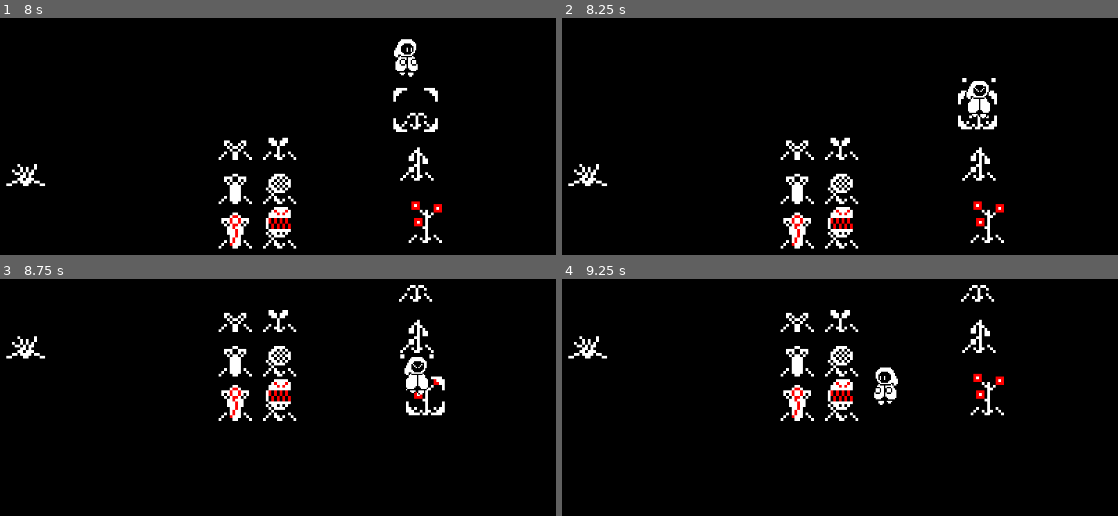
Above: before the commit, frames 1-4 (two rows, left to right).
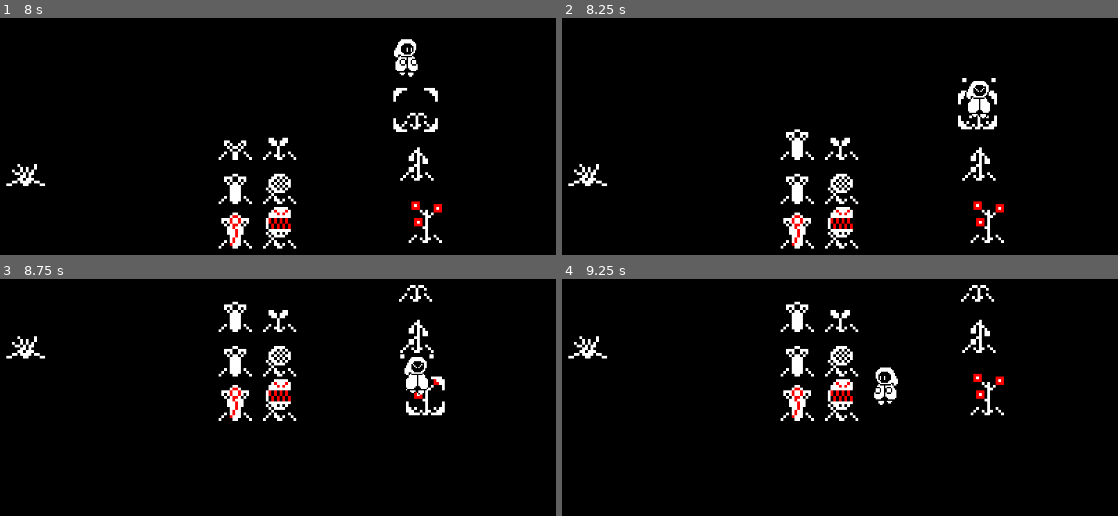
Above: after the commit, the same moments.

Repository: TheEggmo/Hexed-Harvest
Game: Godot game, scene res://level.tscn
Same seed, same stepped clock (60 frames per second), same inputs: the game is played once before the commit and once after it.
Inputs:
- Up to frame 1 (8 s): tap Enter at 0.5 s; hold D (right) 0.53-1.28 s; tap Space (interact) every 0.75 s from 0.6 to 7.35 s; hold Down (down) 1.28-2.03 s; hold D (right) 2.03-2.78 s; hold W (up) 2.78-3.53 s; hold A (left) 3.53-5.03 s; hold Down (down) 5.03-5.78 s; hold D (right) 5.78-6.53 s; hold W (up) 6.53-7.28 s; hold D (right) from 7.28 s (still down)
- Up to frame 2 (8.25 s): release D (right) at 8.03 s; hold Down (down) from 8.03 s (still down); tap Space (interact) at 8.1 s
- Up to frame 3 (8.75 s): keep holding Down (down)
- Up to frame 4 (9.25 s): release Down (down) at 8.78 s; hold A (left) from 8.78 s (still down); tap Space (interact) at 8.85 s

Frame 1 is identical in both runs. In frame 2, 0.3% of the frame differs, in the area x 40-45%, y 46-59%; in frame 3, 0.3%, in the area x 40-45%, y 9-22%; in frame 4, 0.3%.

Commit message:
Plant growing

Diff:
--- a/Plant.gd
+++ b/Plant.gd
@@ -11,22 +11,47 @@
 @onready var sprite = $AnimatedSprite2D
 
 @export var type :PlantType
-@export var growth_stage = 0
+var growth_stage = 0
+
+@export var growth_time := 10 ## Time to change into next stage
+@export var growth_time_variance := Vector2(0.8, 1.2)
+var mature = false
+
+@export var corruption_base_chance = 0.1
+@onready var corruption_chance = corruption_base_chance
+var corrupted = false
+
 
 func _ready():
 	update_sprite()
 
+	if type == PlantType.WEED:
+		mature = true
+	else:
+		start_growth_timer()
+
+func start_growth_timer():
+	$GrowthTimer.start(growth_time * randf_range(growth_time_variance.x, growth_time_variance.y))
+
 func update_sprite():
-	#var frame
-	#match type:
-		#PlantType.WEED:
-			#frame = 0
-		#PlantType.PARSNIP:
-			#frame = 1
-		#PlantType.MELON:
-			#frame = 4
-		#PlantType.TOMATO:
-			#frame = 7
 	## Weed having only 1 stage and being the first plant complicates this equation
 	## But this will work dynamically if I decide to add more plants (which I will surely do)
 	sprite.frame = growth_stage + (type - 1) * 3 + 1
+
+func _on_growth_timer_timeout():
+	if type == PlantType.WEED:
+		return
+	growth_stage = 1
+	mature = true
+	update_sprite()
+
+func _on_corruption_timer_timeout():
+	if mature && !corrupted:
+		if randf() < corruption_chance:
+			corrupted = true
+			growth_stage = 2
+			update_sprite()
+			$CorruptionTimer.stop()
+		else:
+			pass
+			#corruption_chance += corruption_base_chance
--- a/plant.tscn
+++ b/plant.tscn
@@ -94,3 +94,15 @@
 
 [node name="CollisionShape2D" type="CollisionShape2D" parent="."]
 shape = SubResource("RectangleShape2D_237xe")
+
+[node name="GrowthTimer" type="Timer" parent="."]
+one_shot = true
+
+[node name="CorruptionTimer" type="Timer" parent="."]
+wait_time = 3.0
+autostart = true
+
+[node name="AttackTimer" type="Timer" parent="."]
+
+[connection signal="timeout" from="GrowthTimer" to="." method="_on_growth_timer_timeout"]
+[connection signal="timeout" from="CorruptionTimer" to="." method="_on_corruption_timer_timeout"]
